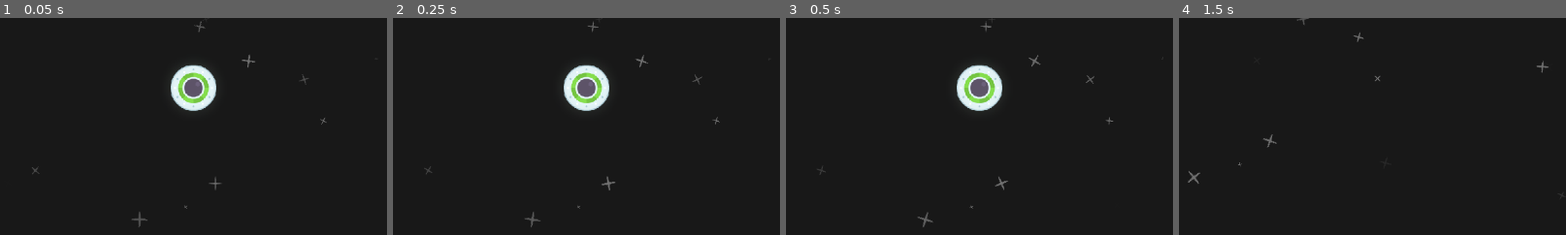
Above: before the commit, frames 1-4 (left to right).
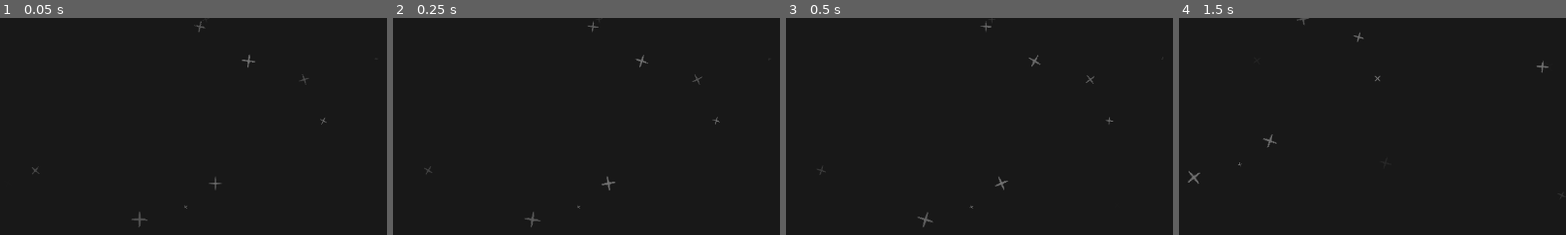
Above: after the commit, the same moments.

Repository: Noxalus/GMTK-2024
Game: Godot game, scene res://scenes/game.tscn
Two runs of this game, one before a commit and one after it. Both use one fixed random seed, a clock stepped at 60 frames per second and the inputs below. The engine's default icon, where the game draws it, is replaced by a stand-in: a white triangle on a blue panel in a dark square.
Inputs (mouse positions are % of the whole screen's width and height, from its top left):
- Up to frame 1 (0.05 s): no input
- Up to frame 2 (0.25 s): no input
- Up to frame 3 (0.5 s): no input
- Up to frame 4 (1.5 s): move the mouse to (72, 45) at 0.52 s; hold D (move_right) 0.53-1.28 s; hold Shift (focus) 0.53-1.28 s; move the mouse to (30, 55) at 1.27 s; hold S (move_down) from 1.28 s (still down); tap Page Up (next_boss) at 1.35 s
The pictures show only the part of the screen within x 25-75%, y 34-84%; the shares and areas given below are measured in that part.

The runs differ from the first frame. In frame 1, 2.0% of the frame differs, in the area x 44-56%, y 21-43%; in frame 2, 2.0%; in frame 3, 2.0%; in frame 4, nothing differs.

Commit message:
Fix boss spawn.

Diff:
--- a/forever-warning/scripts/boss_core.gd
+++ b/forever-warning/scripts/boss_core.gd
@@ -115,6 +115,7 @@
 	sprite.visible = true
 	is_dead = false
 	is_dying = false
+	visible = true
 
 	global_position = boss_spawn.global_position
 	global_rotation = boss_spawn.global_rotation
--- a/forever-warning/scripts/game.gd
+++ b/forever-warning/scripts/game.gd
@@ -94,6 +94,7 @@
 func _ready():
 	reset()
 	spawn_new_boss()
+	boss.visible = false
 
 func _process(delta):
 	# debug to test boss generation quickly
